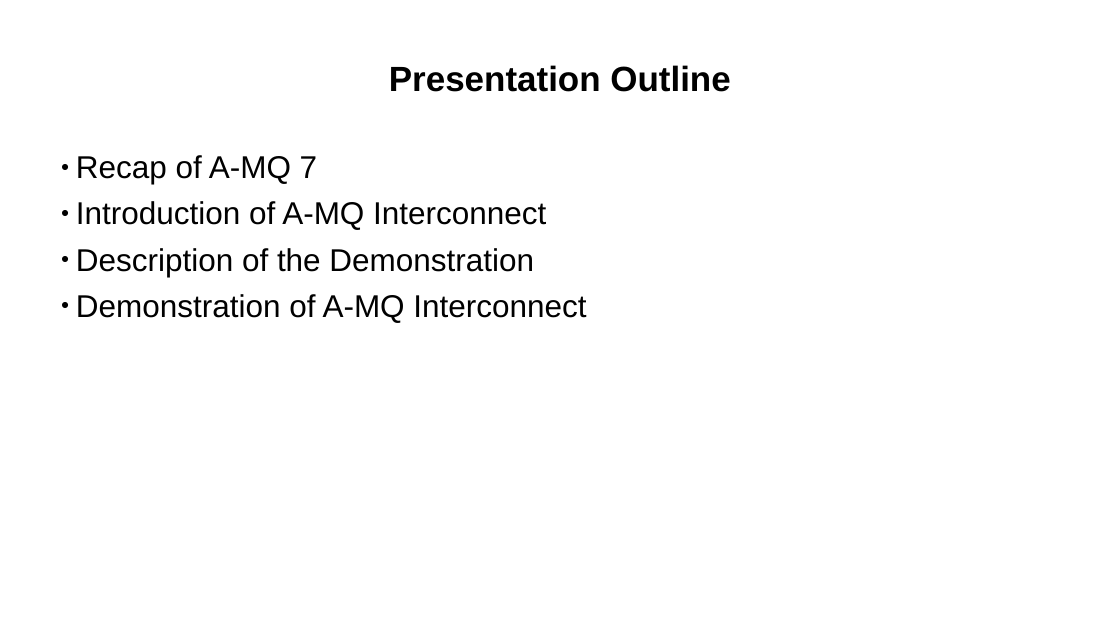
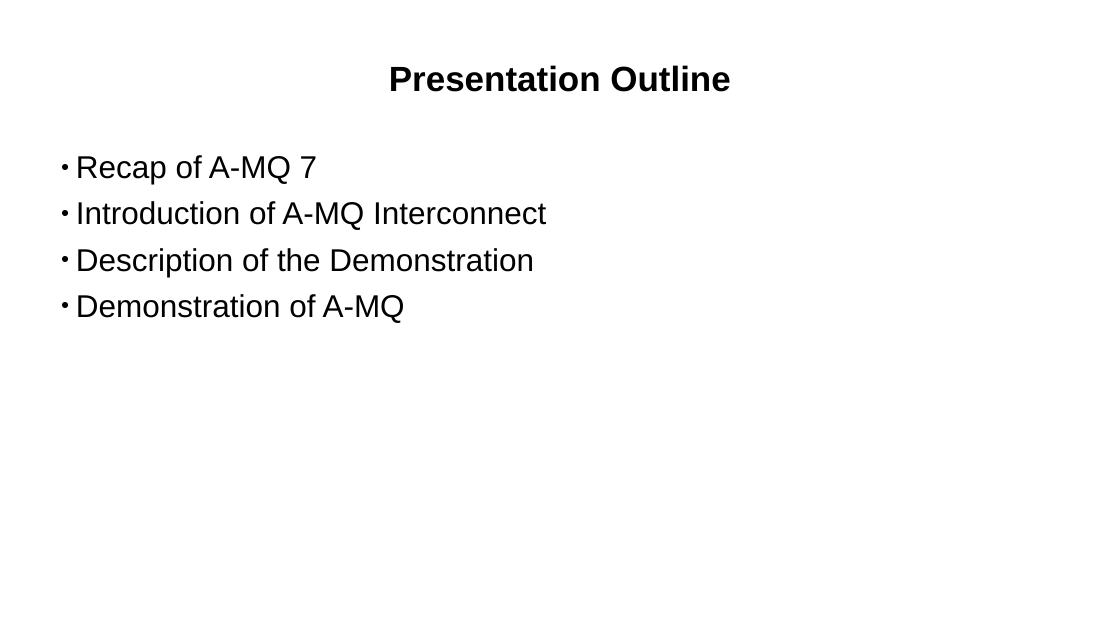
Before and after one commit to ted-ross/summit2016, a slide deck: slide 2 of slides/ElasticScale.odp. Drawn at 1120x630 pixels with LibreOffice and Linux fonts; fonts in the diff are those of the drawing; background and template pictures are left out. Boxes give left, top, right and bottom in pixels: in the first picture for what was removed or moved away, otherwise in the second. Text is boxed around its words. In the diff, an @@ line names an element or a change of style, - is before the commit and + after.

```diff
--- a/slides/ElasticScale.odp
+++ b/slides/ElasticScale.odp
@@ text at (76, 294, 405, 323): text changed @@
-● Demonstration of A-MQ Interconnect
+● Demonstration of A-MQ
```
Also in this commit, not shown: 1 other slide changed, 4 slides added, 2 slides removed, 1 other file.
